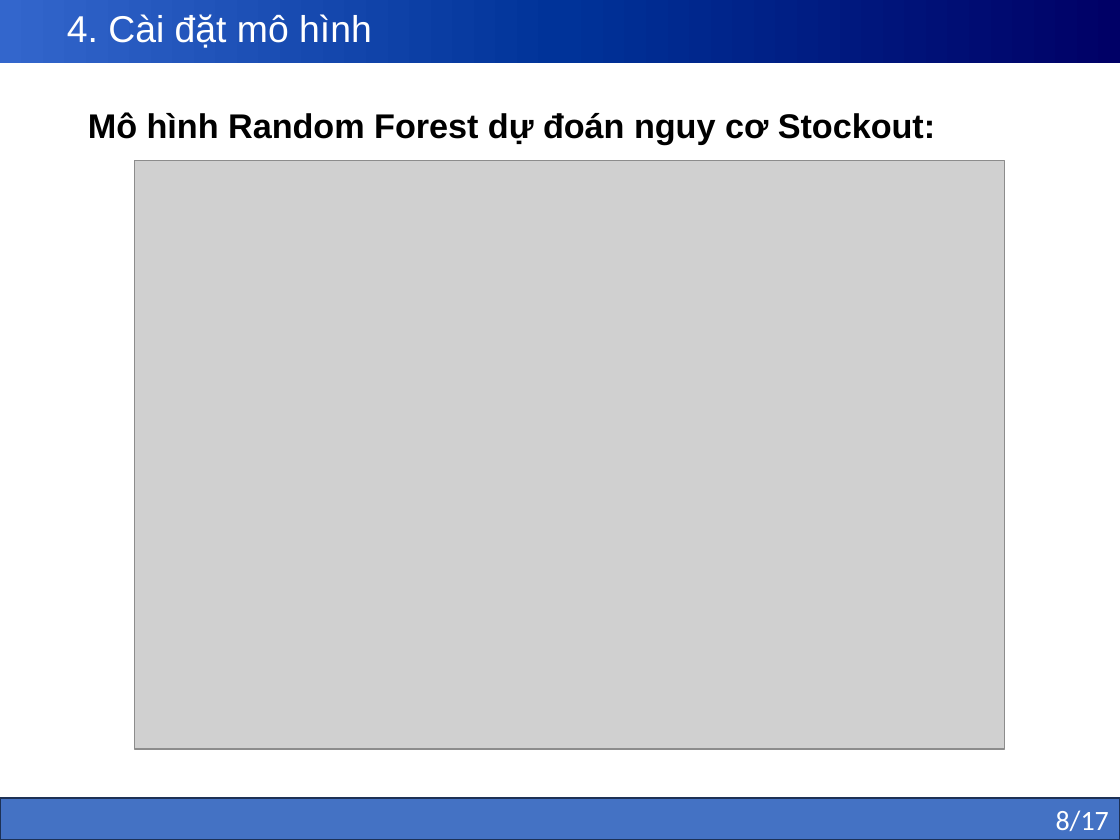
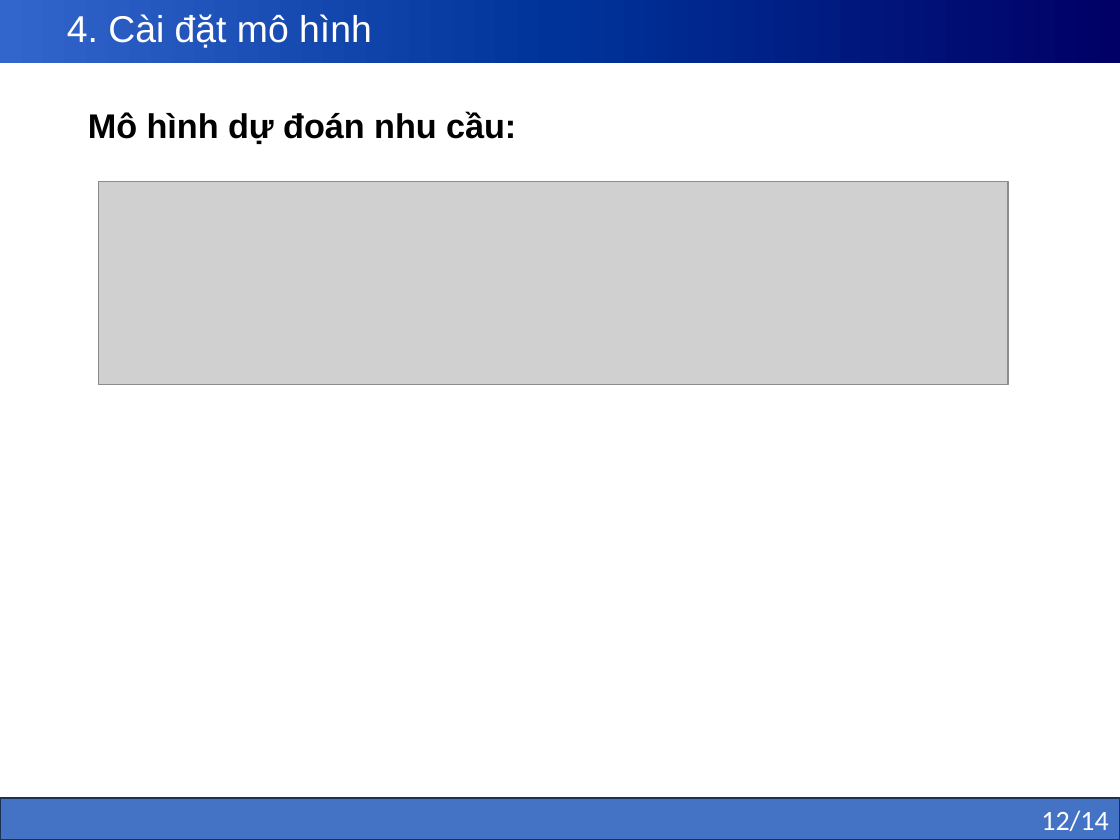
Before and after one commit to kly1906/12423030_MLproject, a slide deck: slide 12 of slides/baocaoML.pptx (slide 18 before the commit). Drawn at 1120x840 pixels with LibreOffice and Linux fonts; fonts in the diff are those of the drawing; grey boxes stand for pictures. Boxes give left, top, right and bottom in pixels: in the first picture for what was removed or moved away, otherwise in the second. Text is boxed around its words. In the diff, an @@ line names an element or a change of style, - is before the commit and + after.

```diff
--- a/slides/baocaoML.pptx
+++ b/slides/baocaoML.pptx
@@ text at bbox=[88, 111, 516, 144]: text changed @@
-Mô hình Random Forest dự đoán nguy cơ Stockout:
+Mô hình dự đoán nhu cầu:
@@ picture removed at bbox=[134, 160, 1005, 748] @@
@@ picture added at bbox=[99, 181, 1008, 385] @@
@@ text in rectangle at bbox=[1041, 810, 1108, 831]: text changed @@
-8/17
+12/14
```
Also in this commit, not shown: 8 other slides changed, 4 slides added, 9 slides removed, 2 other files.
